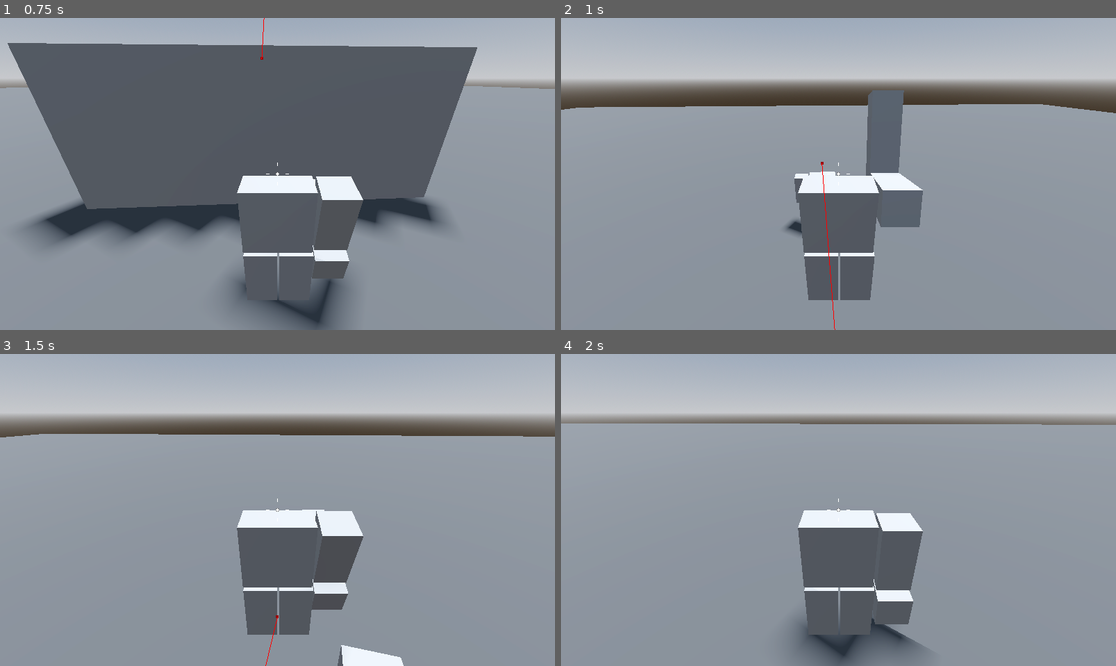
Above: before the commit, frames 1-4 (two rows, left to right).
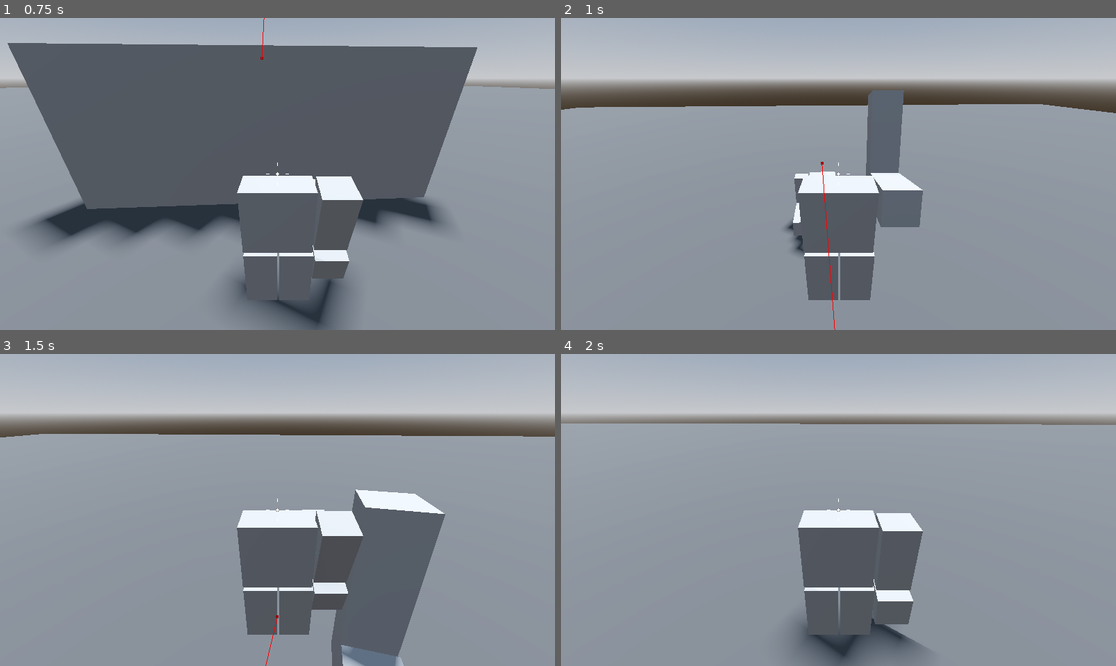
Above: after the commit, the same moments.

Repository: CommanderTempest/Spellblade-Delta
Game: Godot game, scene res://Levels/sandbox.tscn
Same seed, same stepped clock (60 frames per second), same inputs: the game is played once before the commit and once after it.
Inputs (mouse positions are in pixels of both pictures, inside the frame that each line leads up to):
- Up to frame 1 (0.75 s): tap Enter at 0.5 s; move the mouse to (305, 174) at 0.52 s; hold W (move_forward) from 0.53 s (still down); click (305, 174) at 0.6 s
- Up to frame 2 (1 s): keep holding W (move_forward); tap Space (jump) at 0.77 s; tap F (block) at 0.8 s
- Up to frame 3 (1.5 s): keep holding W (move_forward); move the mouse to (249, 510) at 1.27 s; tap F (block) at 1.35 s
- Up to frame 4 (2 s): keep holding W (move_forward); tap Space (jump) at 1.52 s; tap Q (dodge) at 1.55 s

Frame 1 is identical in both runs. In frame 2, 0.2% of the frame differs, in the area x 41-44%, y 59-77%; in frame 3, 7.5%, in the area x 59-81%, y 43-100%; in frame 4, nothing differs.

Commit message:
Refactored Enemy Scene
+Enemy is now refactored as a base enemy object
+New Swordsman object is the original enemy object

Diff:
--- a/Enemy/enemy.gd
+++ b/Enemy/enemy.gd
@@ -12,6 +12,8 @@
 @export var attack_range := 1.5
 @export var enemy_damage := 20
 @export var aggro_range := 12.0
+
+@export var weapon: Node3D # this enemy's wielded weapon
 
 var player
 var provoked := false
@@ -69,5 +71,5 @@
 	#player.take_damage()
 	print("?")
 
-func take_damage() -> void:
+func enemy_take_damage() -> void:
 	print("Took som damage! ENEMY")
--- a/Enemy/enemy.tscn
+++ b/Enemy/enemy.tscn
@@ -1,111 +1,7 @@
-[gd_scene load_steps=10 format=3 uid="uid://bv3q2aevadb0h"]
+[gd_scene load_steps=2 format=3 uid="uid://bv3q2aevadb0h"]
 
-[ext_resource type="PackedScene" uid="uid://cjj1fgj45i5i2" path="res://Weapons/BaseWeapon.tscn" id="1_2ghoc"]
 [ext_resource type="Script" path="res://Enemy/enemy.gd" id="1_wuem0"]
-
-[sub_resource type="BoxMesh" id="BoxMesh_iu2ol"]
-size = Vector3(1, 1, 0.5)
-
-[sub_resource type="BoxMesh" id="BoxMesh_x527x"]
-size = Vector3(0.5, 1, 0.5)
-
-[sub_resource type="BoxMesh" id="BoxMesh_hegti"]
-size = Vector3(0.5, 1, 0.5)
-
-[sub_resource type="BoxShape3D" id="BoxShape3D_siitt"]
-size = Vector3(1.6, 2.2, 1)
-
-[sub_resource type="Animation" id="Animation_s8mkr"]
-resource_name = "Attack"
-tracks/0/type = "value"
-tracks/0/imported = false
-tracks/0/enabled = true
-tracks/0/path = NodePath("Arm:rotation")
-tracks/0/interp = 1
-tracks/0/loop_wrap = true
-tracks/0/keys = {
-"times": PackedFloat32Array(0, 0.5, 1),
-"transitions": PackedFloat32Array(-2, -2, -2),
-"update": 0,
-"values": [Vector3(0, 0, 0), Vector3(1.5708, 0, 0), Vector3(0, 0, 0)]
-}
-tracks/1/type = "value"
-tracks/1/imported = false
-tracks/1/enabled = true
-tracks/1/path = NodePath("Arm:position")
-tracks/1/interp = 1
-tracks/1/loop_wrap = true
-tracks/1/keys = {
-"times": PackedFloat32Array(0, 0.5, 1),
-"transitions": PackedFloat32Array(-2, -2, -2),
-"update": 0,
-"values": [Vector3(0.8, 0.5, 0), Vector3(0.8, 0.75, -0.25), Vector3(0.8, 0.5, 0)]
-}
-
-[sub_resource type="Animation" id="Animation_n4k3c"]
-length = 0.001
-tracks/0/type = "value"
-tracks/0/imported = false
-tracks/0/enabled = true
-tracks/0/path = NodePath("Arm:rotation")
-tracks/0/interp = 1
-tracks/0/loop_wrap = true
-tracks/0/keys = {
-"times": PackedFloat32Array(0),
-"transitions": PackedFloat32Array(1),
-"update": 0,
-"values": [Vector3(0, 0, 0)]
-}
-tracks/1/type = "value"
-tracks/1/imported = false
-tracks/1/enabled = true
-tracks/1/path = NodePath("Arm:position")
-tracks/1/interp = 1
-tracks/1/loop_wrap = true
-tracks/1/keys = {
-"times": PackedFloat32Array(0),
-"transitions": PackedFloat32Array(1),
-"update": 0,
-"values": [Vector3(0.8, 0.5, 0)]
-}
-
-[sub_resource type="AnimationLibrary" id="AnimationLibrary_ihfmh"]
-_data = {
-"Attack": SubResource("Animation_s8mkr"),
-"RESET": SubResource("Animation_n4k3c")
-}
 
 [node name="Enemy" type="CharacterBody3D" groups=["Enemy"]]
 transform = Transform3D(0.2, 0, 0, 0, 0.2, 0, 0, 0, 0.2, 0, 0.25, -3)
 script = ExtResource("1_wuem0")
-
-[node name="Torso" type="MeshInstance3D" parent="."]
-transform = Transform3D(1, 0, 0, 0, 1, 0, 0, 0, 1, 0, 0.546345, 0)
-mesh = SubResource("BoxMesh_iu2ol")
-
-[node name="Left-Leg" type="MeshInstance3D" parent="."]
-transform = Transform3D(1, 0, 0, 0, 1, 0, 0, 0, 1, -0.25, -0.517486, 0)
-mesh = SubResource("BoxMesh_x527x")
-
-[node name="Right-Leg" type="MeshInstance3D" parent="."]
-transform = Transform3D(1, 0, 0, 0, 1, 0, 0, 0, 1, 0.277109, -0.517486, 0)
-mesh = SubResource("BoxMesh_x527x")
-
-[node name="Arm" type="MeshInstance3D" parent="."]
-transform = Transform3D(1, 0, 0, 0, 1, 0, 0, 0, 1, 0.8, 0.5, 0)
-mesh = SubResource("BoxMesh_hegti")
-
-[node name="Sword" parent="Arm" instance=ExtResource("1_2ghoc")]
-transform = Transform3D(1, 0, 0, 0, -4.37114e-08, 1, 0, -1, -4.37114e-08, 0, -0.622228, -0.84656)
-
-[node name="CollisionShape3D" type="CollisionShape3D" parent="."]
-transform = Transform3D(1, 0, 0, 0, 1, 0, 0, 0, 1, 0.283, 0.0736763, 0)
-shape = SubResource("BoxShape3D_siitt")
-
-[node name="AnimationPlayer" type="AnimationPlayer" parent="."]
-libraries = {
-"": SubResource("AnimationLibrary_ihfmh")
-}
-
-[node name="NavigationAgent3D" type="NavigationAgent3D" parent="."]
-debug_enabled = true
--- /dev/null
+++ b/Enemy/swordsman.tscn
@@ -0,0 +1,110 @@
+[gd_scene load_steps=10 format=3 uid="uid://d233it8xk4epo"]
+
+[ext_resource type="PackedScene" uid="uid://bv3q2aevadb0h" path="res://Enemy/enemy.tscn" id="1_m3bef"]
+[ext_resource type="PackedScene" uid="uid://d0n831ywfiu6d" path="res://Weapons/sword.tscn" id="2_lof0l"]
+
+[sub_resource type="BoxMesh" id="BoxMesh_3plkl"]
+size = Vector3(1, 1, 0.5)
+
+[sub_resource type="BoxMesh" id="BoxMesh_wxdnv"]
+size = Vector3(0.5, 1, 0.5)
+
+[sub_resource type="BoxMesh" id="BoxMesh_hx8e6"]
+size = Vector3(0.5, 1, 0.5)
+
+[sub_resource type="BoxShape3D" id="BoxShape3D_5ry1d"]
+size = Vector3(1.6, 2.2, 1)
+
+[sub_resource type="Animation" id="Animation_s8mkr"]
+resource_name = "Attack"
+tracks/0/type = "value"
+tracks/0/imported = false
+tracks/0/enabled = true
+tracks/0/path = NodePath("Arm:rotation")
+tracks/0/interp = 1
+tracks/0/loop_wrap = true
+tracks/0/keys = {
+"times": PackedFloat32Array(0, 0.5, 1),
+"transitions": PackedFloat32Array(-2, -2, -2),
+"update": 0,
+"values": [Vector3(0, 0, 0), Vector3(1.5708, 0, 0), Vector3(0, 0, 0)]
+}
+tracks/1/type = "value"
+tracks/1/imported = false
+tracks/1/enabled = true
+tracks/1/path = NodePath("Arm:position")
+tracks/1/interp = 1
+tracks/1/loop_wrap = true
+tracks/1/keys = {
+"times": PackedFloat32Array(0, 0.5, 1),
+"transitions": PackedFloat32Array(-2, -2, -2),
+"update": 0,
+"values": [Vector3(0.8, 0.5, 0), Vector3(0.8, 0.75, -0.25), Vector3(0.8, 0.5, 0)]
+}
+
+[sub_resource type="Animation" id="Animation_n4k3c"]
+length = 0.001
+tracks/0/type = "value"
+tracks/0/imported = false
+tracks/0/enabled = true
+tracks/0/path = NodePath("Arm:rotation")
+tracks/0/interp = 1
+tracks/0/loop_wrap = true
+tracks/0/keys = {
+"times": PackedFloat32Array(0),
+"transitions": PackedFloat32Array(1),
+"update": 0,
+"values": [Vector3(0, 0, 0)]
+}
+tracks/1/type = "value"
+tracks/1/imported = false
+tracks/1/enabled = true
+tracks/1/path = NodePath("Arm:position")
+tracks/1/interp = 1
+tracks/1/loop_wrap = true
+tracks/1/keys = {
+"times": PackedFloat32Array(0),
+"transitions": PackedFloat32Array(1),
+"update": 0,
+"values": [Vector3(0.8, 0.5, 0)]
+}
+
+[sub_resource type="AnimationLibrary" id="AnimationLibrary_ihfmh"]
+_data = {
+"Attack": SubResource("Animation_s8mkr"),
+"RESET": SubResource("Animation_n4k3c")
+}
+
+[node name="Swordsman" node_paths=PackedStringArray("weapon") instance=ExtResource("1_m3bef")]
+weapon = NodePath("Arm/Sword")
+
+[node name="Torso" type="MeshInstance3D" parent="." index="0"]
+transform = Transform3D(1, 0, 0, 0, 1, 0, 0, 0, 1, 0, 0.546345, 0)
+mesh = SubResource("BoxMesh_3plkl")
+
+[node name="Left-Leg" type="MeshInstance3D" parent="." index="1"]
+transform = Transform3D(1, 0, 0, 0, 1, 0, 0, 0, 1, -0.25, -0.517486, 0)
+mesh = SubResource("BoxMesh_wxdnv")
+
+[node name="Right-Leg" type="MeshInstance3D" parent="." index="2"]
+transform = Transform3D(1, 0, 0, 0, 1, 0, 0, 0, 1, 0.277109, -0.517486, 0)
+mesh = SubResource("BoxMesh_wxdnv")
+
+[node name="Arm" type="MeshInstance3D" parent="." index="3"]
+transform = Transform3D(1, 0, 0, 0, 1, 0, 0, 0, 1, 0.8, 0.5, 0)
+mesh = SubResource("BoxMesh_hx8e6")
+
+[node name="Sword" parent="Arm" index="0" instance=ExtResource("2_lof0l")]
+transform = Transform3D(1, 0, 0, 0, -4.37114e-08, -1, 0, 1, -4.37114e-08, 0, -0.789942, -0.581151)
+
+[node name="CollisionShape3D" type="CollisionShape3D" parent="." index="4"]
+transform = Transform3D(1, 0, 0, 0, 1, 0, 0, 0, 1, 0.283, 0.0736763, 0)
+shape = SubResource("BoxShape3D_5ry1d")
+
+[node name="AnimationPlayer" type="AnimationPlayer" parent="." index="5"]
+libraries = {
+"": SubResource("AnimationLibrary_ihfmh")
+}
+
+[node name="NavigationAgent3D" type="NavigationAgent3D" parent="." index="6"]
+debug_enabled = true
--- a/Levels/sandbox.tscn
+++ b/Levels/sandbox.tscn
@@ -2,7 +2,7 @@
 
 [ext_resource type="Material" uid="uid://dfopbxglnfycn" path="res://Levels/Materials/grey.tres" id="1_x4fnc"]
 [ext_resource type="PackedScene" uid="uid://bplhhgh7y83a8" path="res://Player/player.tscn" id="2_npqm8"]
-[ext_resource type="PackedScene" uid="uid://bv3q2aevadb0h" path="res://Enemy/enemy.tscn" id="3_cybdg"]
+[ext_resource type="PackedScene" uid="uid://d233it8xk4epo" path="res://Enemy/swordsman.tscn" id="3_5ccaw"]
 
 [sub_resource type="ProceduralSkyMaterial" id="ProceduralSkyMaterial_hnlq2"]
 sky_horizon_color = Color(0.64625, 0.65575, 0.67075, 1)
@@ -36,8 +36,6 @@
 [node name="Player" parent="." instance=ExtResource("2_npqm8")]
 transform = Transform3D(0.1, 0, 0, 0, 0.1, 0, 0, 0, 0.1, 0, 0, 0)
 
-[node name="Enemy" parent="." instance=ExtResource("3_cybdg")]
-
 [node name="NavigationRegion3D" type="NavigationRegion3D" parent="."]
 navigation_mesh = SubResource("NavigationMesh_oml4r")
 
@@ -52,3 +50,6 @@
 [node name="CSGBox3D" type="CSGBox3D" parent="NavigationRegion3D/LevelObjects"]
 transform = Transform3D(1, 0, 0, 0, 0.4, 0, 0, 0, 0.1, 0, 0.201777, -0.721017)
 use_collision = true
+
+[node name="Swordsman" parent="." instance=ExtResource("3_5ccaw")]
+transform = Transform3D(-0.2, 0, -1.74846e-08, 0, 0.2, 0, 1.74846e-08, 0, -0.2, 0, 0.25, -3)
--- a/Player/player.gd
+++ b/Player/player.gd
@@ -43,15 +43,17 @@
 var isSwinging := false # if the player is swinging/attacking with sword
 var canSwing := true    # player can currently attack
 
+var contactEnemy : Node3D # the enemy the weapon is in contact with
+
 func _ready() -> void:
 	Input.mouse_mode = Input.MOUSE_MODE_CAPTURED
 	swing_timer.wait_time = WeaponHandler.get_cd("Sword")
 
 func _process(delta) -> void:
-	if Input.is_action_just_pressed("dodge") and dodge_cd.is_stopped():
+	if Input.is_action_just_pressed("dodge") and dodge_cd.is_stopped() and not isBlocking:
 		isDodging = true
 		dodge_timer.start()
-	if Input.is_action_just_pressed("block") and block_cd.is_stopped():
+	if Input.is_action_just_pressed("block") and block_cd.is_stopped() and not isDodging:
 		isParrying = true
 		isBlocking = true
 		parry_timer.start()
@@ -117,6 +119,8 @@
 		animation_player.play("Attack")
 		if isWeaponInContact and isSwinging:
 			print("Hit enemy! Contact")
+			if contactEnemy:
+				contactEnemy.enemy_take_damage()
 
 func take_damage() -> void:
 	if isParrying:
@@ -163,6 +167,7 @@
 	if body != self:
 		if body.is_in_group("Enemy"):
 			isWeaponInContact = true
+			contactEnemy = body
 			print("Hit enemy!")
 		elif body.is_in_group("Player"):
 			print("Stop hitting yoself")
